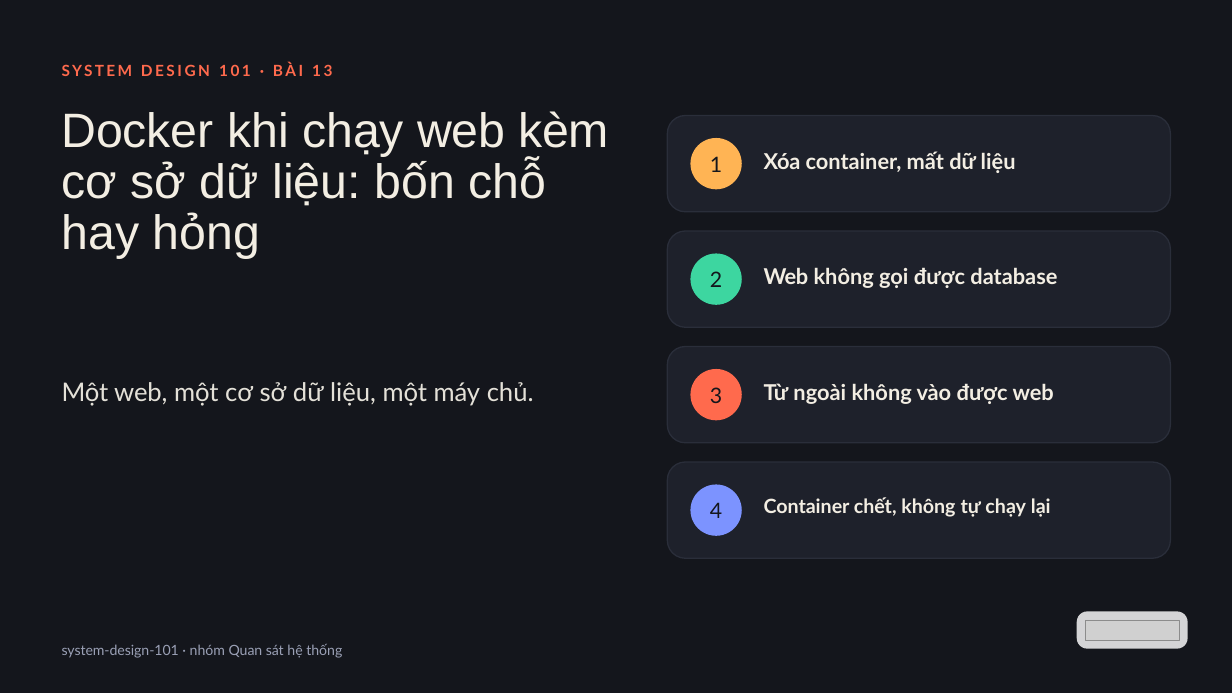
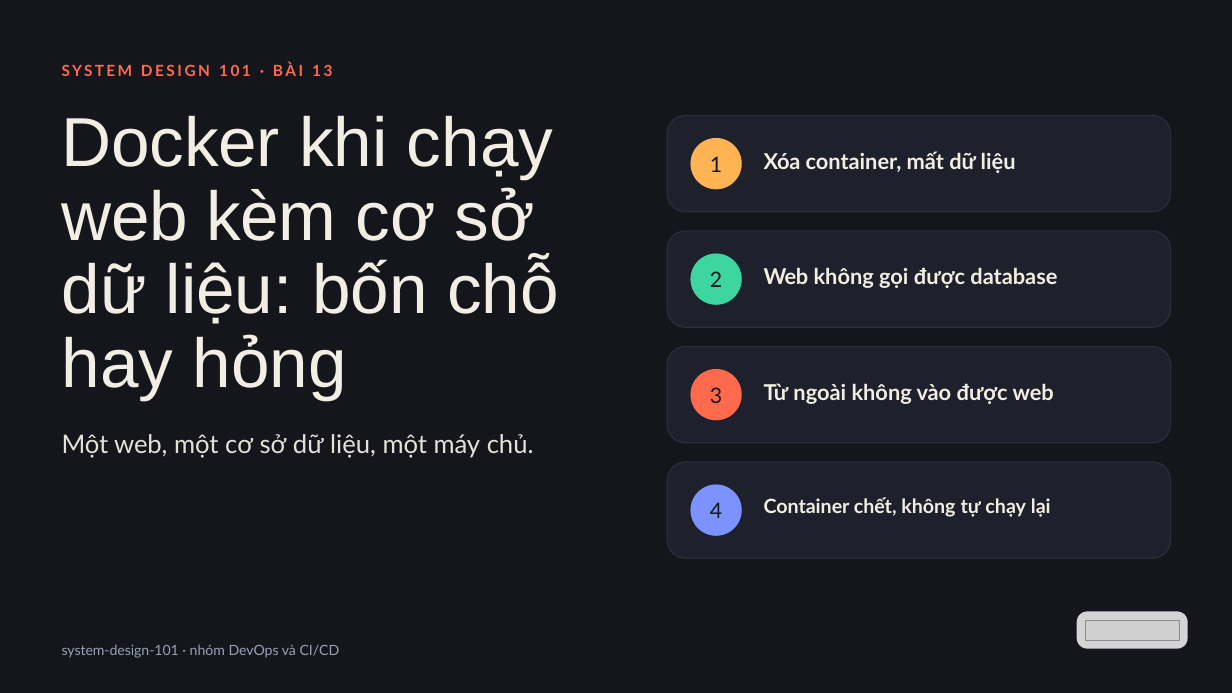
Before and after one commit to vohoailinh90/tool-marketing-studio, a slide deck: slide 1 of system-design-101/vi/lessons/sd-13-013/slides/sd-13-013.pptx. Drawn at 1232x693 pixels with LibreOffice and Linux fonts; fonts in the diff are those of the drawing; grey boxes stand for pictures. Boxes give left, top, right and bottom in pixels: in the first picture for what was removed or moved away, otherwise in the second. Text is boxed around its words. In the diff, an @@ line names an element or a change of style, - is before the commit and + after.

```diff
--- a/system-design-101/vi/lessons/sd-13-013/slides/sd-13-013.pptx
+++ b/system-design-101/vi/lessons/sd-13-013/slides/sd-13-013.pptx
@@ text "Docker khi chạy web kèm ..." at <box>62,115,559,399</box>: size 56.4 to 81 pt; letter spacing -0.2 to -0.3 pt in "Docker"; letter spacing -0.3 to -0.4 pt in "web kèm"; line spacing 59.8pt to 85.9pt @@
@@ text "Một web, một cơ sở ...": place and size @@
-text "Một web, một cơ sở ..." at <box>62,382,534,406</box>
+text "Một web, một cơ sở ..." at <box>62,434,534,458</box>
@@ text at <box>62,644,340,658</box>: text changed @@
-system-design-101 · nhóm Quan sát hệ thống
+system-design-101 · nhóm DevOps và CI/CD
```
Also in this commit, not shown: 8 other slides changed, 4 other files.
